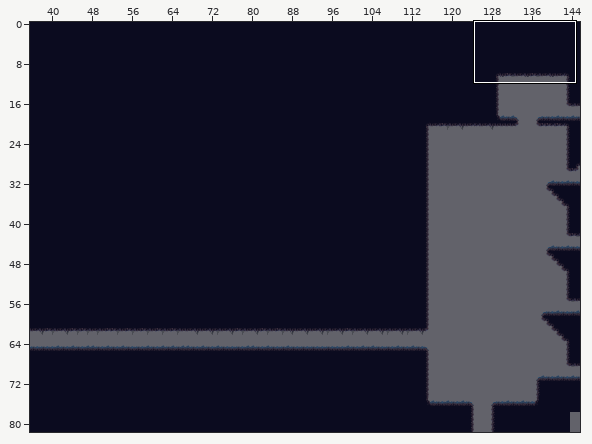
Tiled map, stored at PR2/Ott - An Elemental Journey/resources/levels/WaterMap.tmx. The picture above shows the old version from afar; the outline marks the close-up.
Close-up. As it was:
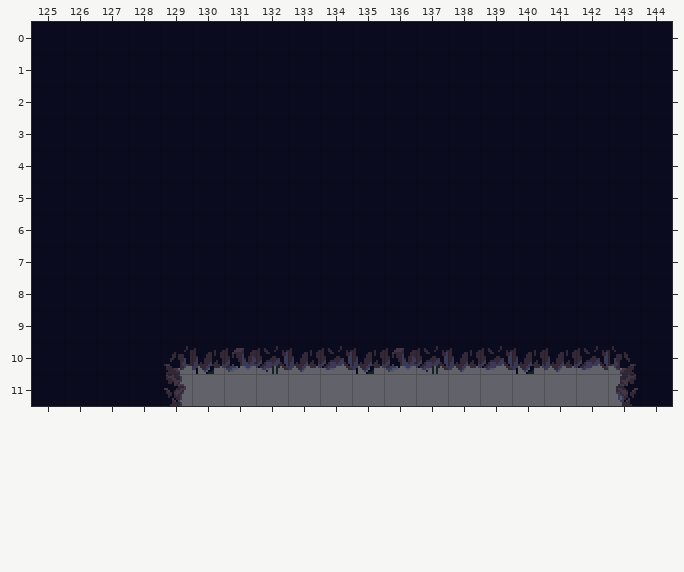
Cells are 32x32 px. Shown: x 125..144, y 0..11. The commit also changed other parts of the map, which this record leaves out.
The same view after the edit:
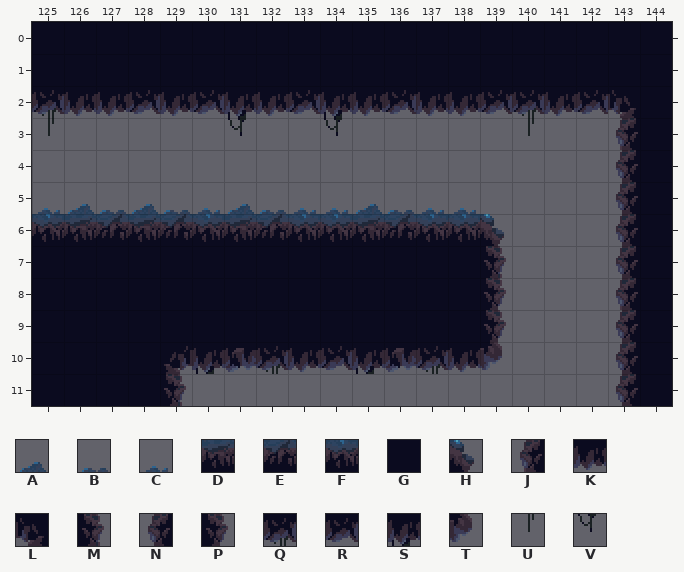
Key: from "Tiles_Agua_Bosque": A 6, B 7, C 8, D 26, E 27, F 28, G 47, H 50, J 64, K 67, L 68, M 70, N 84, P 90, Q 126, R 128, S 129, T 130, U 146, V 149.
_ is an empty cell, . an unchanged one.
The edit:
--- layer "Capa de patrones 1"
@@ x 125..143 @@
- 2 GGGGGGGGGGGGGGGGGGG
- 3 GGGGGGGGGGGGGGGGGGG
- 4 GGGGGGGGGGGGGGGGGGG
- 5 GGGGGGGGGGGGGGGGGGG
- 6 GGGGGGGGGGGGGGGGGGG
- 7 ..............GGGGG
- 8 ..............GGGGG
- 9 ..............GGGGG
-10 ..............RSKRL
+ 2 QKKRKRSKRSKRKKRQKRL
+ 3 U_____V__V_____U__J
+ 4 __________________N
+ 5 CABABCABCCABCC____N
+ 6 FDEDEFDEFFDEFFH___N
+ 7 ..............M___N
+ 8 ..............P___J
+ 9 ..............P___N
+10 ..............T___N
Changed places in both close-ups, as pixel boxes (x1, y1, x2, y2):
changed: (32, 90, 638, 374)
